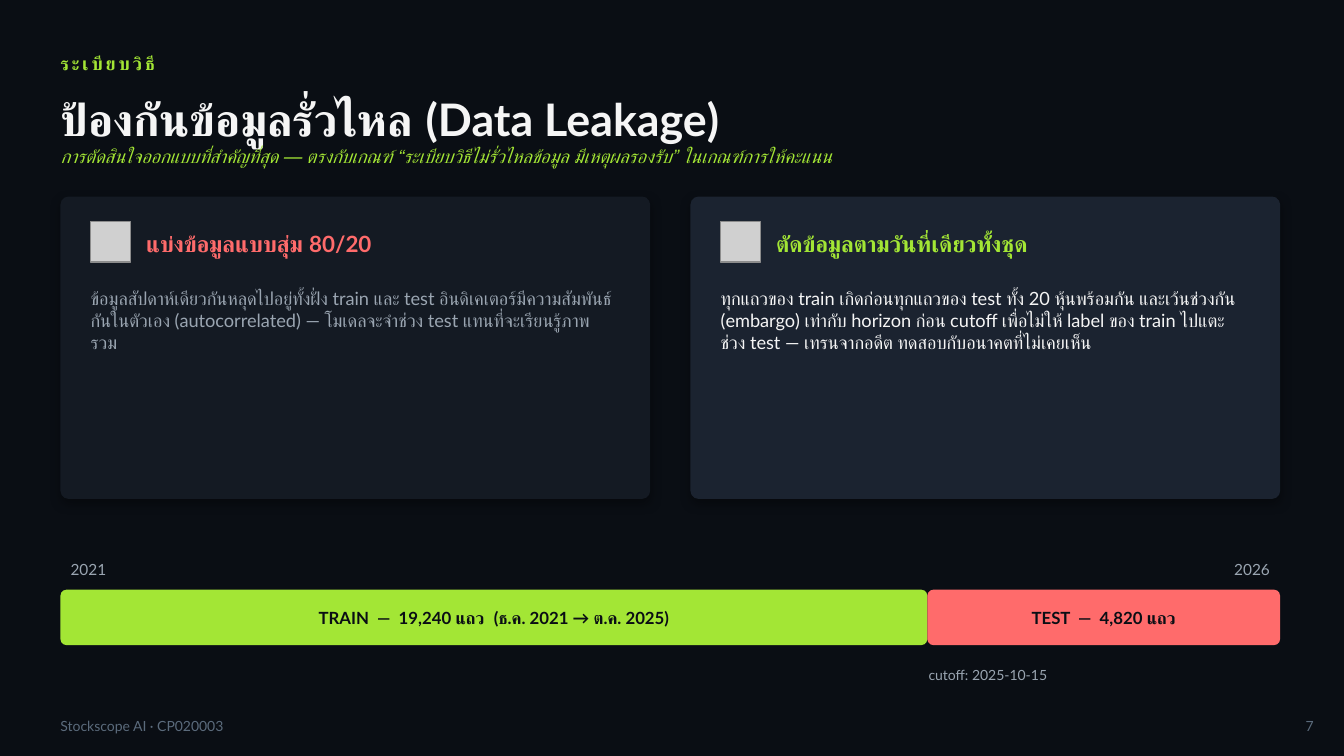
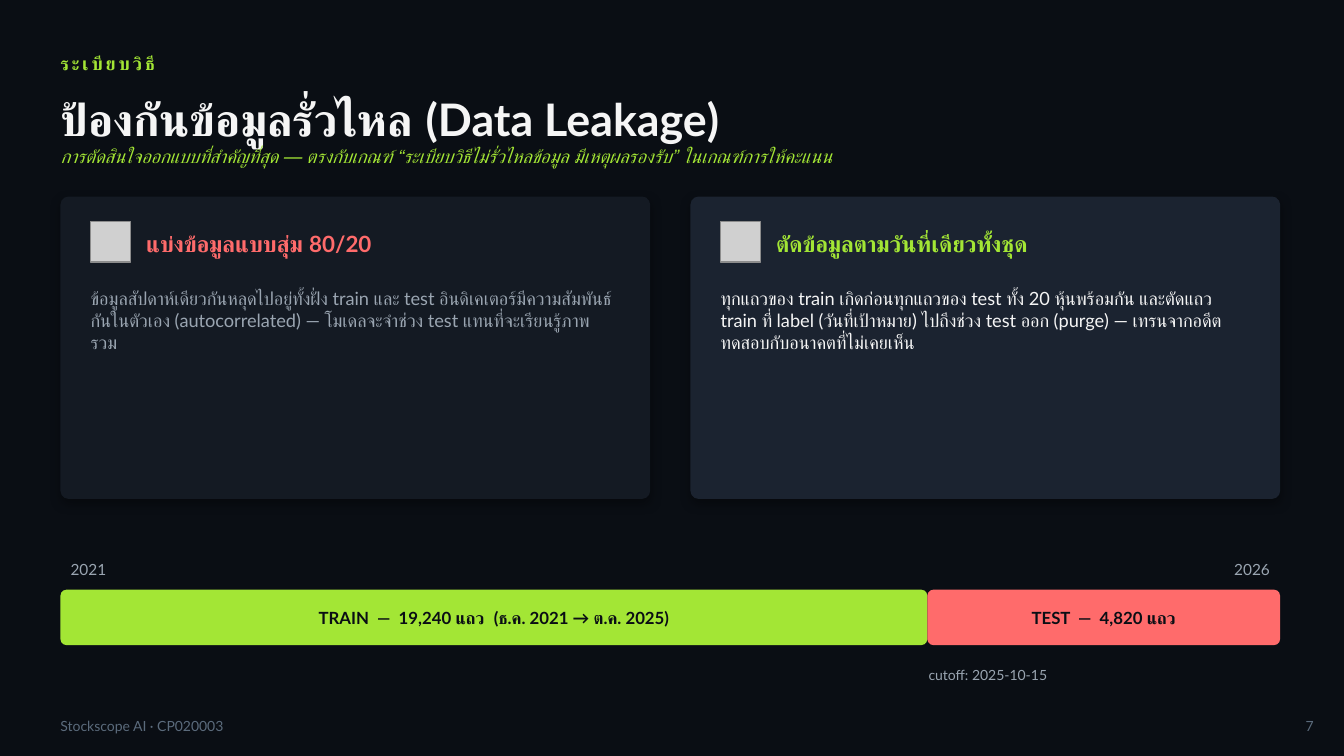
Before and after one commit to txphichatwanich19-rgb/stockscope, a slide deck: slide 7 of ml/stock_direction_presentation.pptx. Drawn at 1344x756 pixels with LibreOffice and Linux fonts; fonts in the diff are those of the drawing; grey boxes stand for pictures. Boxes give left, top, right and bottom in pixels: in the first picture for what was removed or moved away, otherwise in the second. Text is boxed around its words. In the diff, an @@ line names an element or a change of style, - is before the commit and + after.

```diff
--- a/ml/stock_direction_presentation.pptx
+++ b/ml/stock_direction_presentation.pptx
@@ text at bbox=[721, 291, 1222, 349]: text changed @@
-ทุกแถวของ train เกิดก่อนทุกแถวของ test ทั้ง 20 หุ้นพร้อมกัน และเว้นช่วงกัน (embargo) เท่ากับ horizon ก่อน cutoff เพื่อไม่ให้ label ของ train ไปแตะช่วง test — เทรนจากอดีต ทดสอบกับอนาคตที่ไม่เคยเห็น
+ทุกแถวของ train เกิดก่อนทุกแถวของ test ทั้ง 20 หุ้นพร้อมกัน และตัดแถว train ที่ label (วันที่เป้าหมาย) ไปถึงช่วง test ออก (purge) — เทรนจากอดีต ทดสอบกับอนาคตที่ไม่เคยเห็น
```
Also in this commit, not shown: 6 other slides changed, 4 other files.
